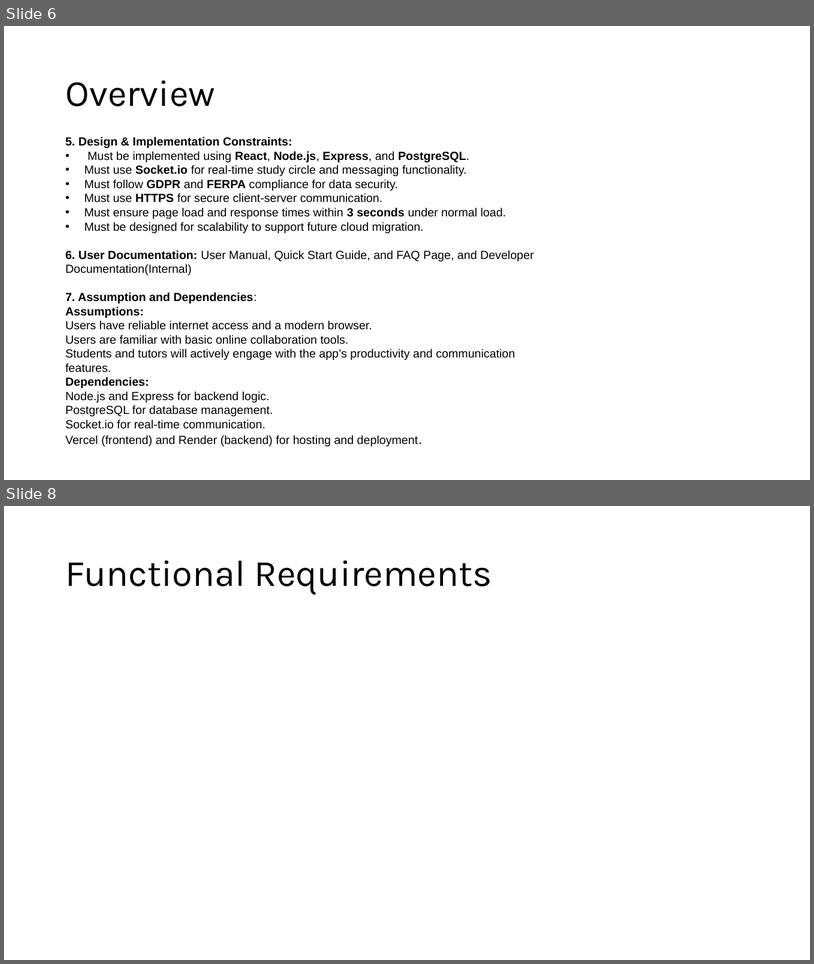
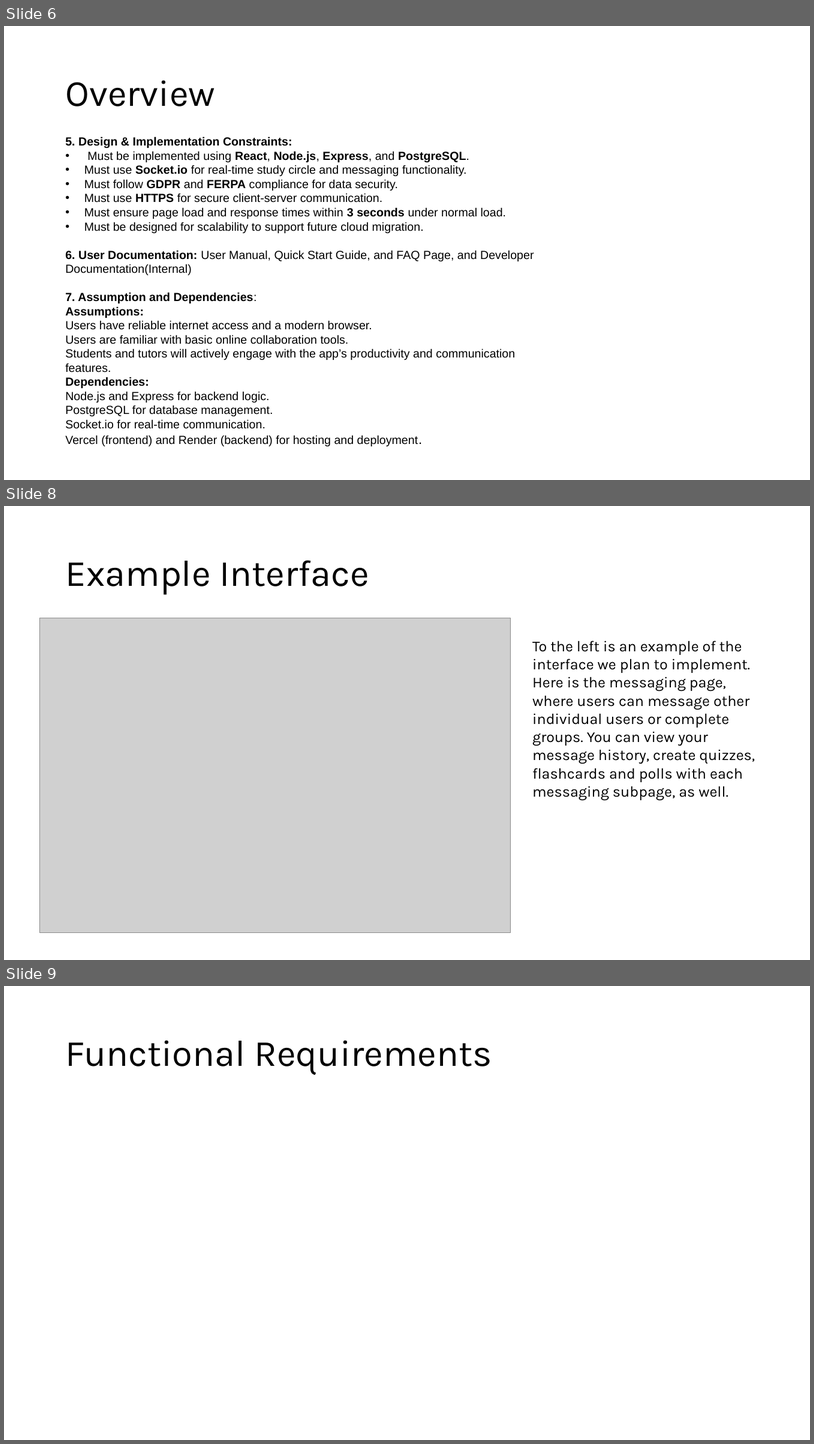
Before and after one commit to hudcho/Studious, a slide deck: ASGMNT3/JHET_Innovations-Assignment3-SRS-Presentation.pptx. Shown one above the other, each under a label of ours: slides 6 and 8 before the commit, slides 6, 8 and 9 after it; the slides between them are not shown. The pictures are 814x964 and 814x1444 pixels, drawn with LibreOffice and Linux fonts; fonts in the diff are those of the drawing; grey boxes stand for pictures. Boxes give left, top, right and bottom in pixels: in the first picture for what was removed or moved away, otherwise in the second. Text is boxed around its words. In the diff, an @@ line names an element or a change of style, - is before the commit and + after.

Commit message:
Added external interface and other requirements to powerpoint. Also made additional slide for the example ui interface.

```diff
--- a/ASGMNT3/JHET_Innovations-Assignment3-SRS-Presentation.pptx
+++ b/ASGMNT3/JHET_Innovations-Assignment3-SRS-Presentation.pptx
@@ slide 8 added at (4,506,810,960), background #FFFFFF @@
@@ title added at (65,560,369,595), 44 pt, text #000000 @@
+Example Interface
@@ picture added at (40,618,512,933) @@
@@ text added at (533,640,755,782), 18 pt, text #000000 @@
+To the left is an example of the interface we plan to implement. Here is the messaging page, where users can message other individual users or complete groups. You can view your message history, create quizzes, flashcards and polls with each messaging subpage, as well.
@@ what was slide 8 is now slide 9 @@
```
Also in this commit, not shown: 2 slides changed.
